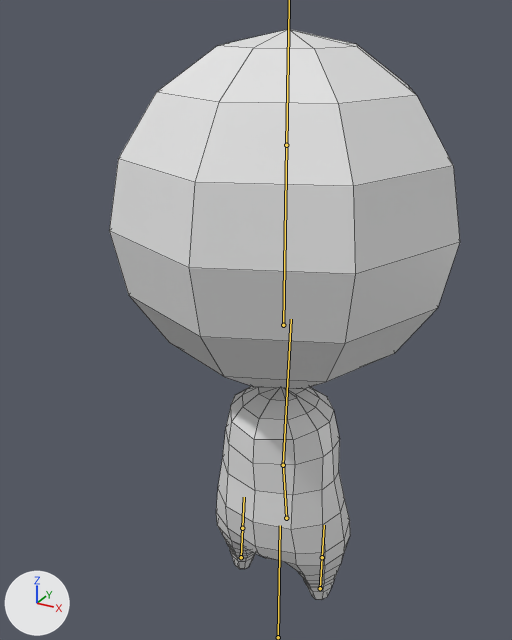
An edit to the FBX model Assets/Calangames/CG_Art/Modelos/SSJ_Gary.fbx, drawn before and after from the same camera.
Before and after are seen from a 50 mm camera at (2.49, -5.02, 5.39) aimed at (-0.1, -0.31, 3.04). Every picture has the same lights, and +X, +Y and +Z are marked at lower left. The bones that bend it are drawn over the model as lines. Mesh edges are drawn as thin lines.

Objects in the first picture: 'Gary'.
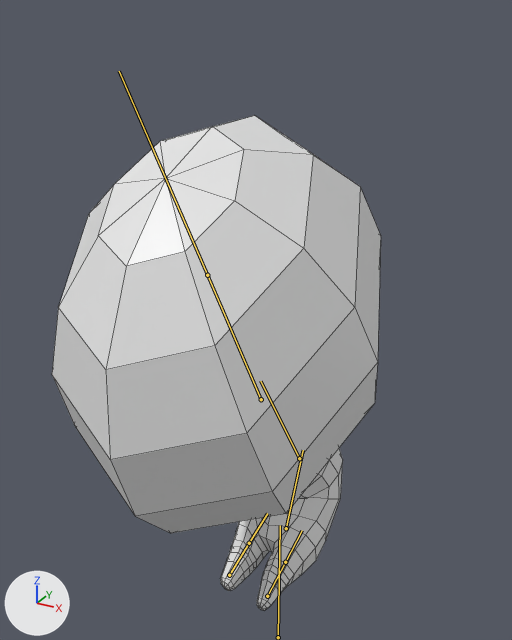
The newer file adds an action. The first version stands in its rest pose; the second is drawn at frame 1 of the action 'Arm-Gary|landingAnim'.

The change, as a diff of the scene's bpy script:
```diff
--- a/Assets/Calangames/CG_Art/Modelos/SSJ_Gary.fbx.py
+++ b/Assets/Calangames/CG_Art/Modelos/SSJ_Gary.fbx.py
@@ bone_spine1 @@
 bone_spine1 = bpy.data.objects['Arm-Gary'].pose.bones['Spine1']  # child of 'Floor'
-bone_spine1.location = (0.0, 0.0, 0.0)
-bone_spine1.rotation_quaternion = (1.0, 0.0, 0.0, 0.0)  # degrees (0, 0, 0)
-bone_spine1.scale = (1.0, 1.0, 1.0)
+bone_spine1.location = (0.0, -0.13, 0.02)
+bone_spine1.rotation_quaternion = (0.957, -0.29, 0.0, 0.0)  # degrees (-34, 0, 0)
+bone_spine1.scale = (0.82, 1.1, 1.0)
@@ bone_l_leg @@
 bone_l_leg = bpy.data.objects['Arm-Gary'].pose.bones['L-Leg']  # child of 'Spine1'
-bone_l_leg.location = (0.0, 0.0, 0.0)
-bone_l_leg.rotation_quaternion = (1.0, 0.0, 0.0, 0.0)  # degrees (0, 0, 0)
+bone_l_leg.location = (0.15, 0.1, 0.39)
+bone_l_leg.rotation_quaternion = (0.94, -0.341, -0.004, 0.002)  # degrees (-40, 0, 0)
@@ bone_spine2 @@
 bone_spine2 = bpy.data.objects['Arm-Gary'].pose.bones['Spine2']  # child of 'Spine1'
-bone_spine2.location = (0.0, 0.0, 0.0)
-bone_spine2.rotation_quaternion = (1.0, 0.0, 0.0, 0.0)  # degrees (0, 0, 0)
+bone_spine2.location = (0.0, -0.05, 0.04)
+bone_spine2.rotation_quaternion = (0.804, 0.594, 0.0, 0.0)  # degrees (73, 0, 0)
@@ bone_head @@
 bone_head = bpy.data.objects['Arm-Gary'].pose.bones['Head']  # child of 'Spine2'
-bone_head.location = (0.0, 0.0, 0.0)
-bone_head.rotation_quaternion = (1.0, 0.0, 0.0, 0.0)  # degrees (0, 0, 0)
+bone_head.location = (0.0, -0.14, -0.05)
+bone_head.rotation_quaternion = (0.998, -0.062, 0.0, 0.0)  # degrees (-7, 0, 0)
@@ bone_r_leg @@
 bone_r_leg = bpy.data.objects['Arm-Gary'].pose.bones['R-Leg']  # child of 'Spine1'
-bone_r_leg.location = (0.0, 0.0, 0.0)
-bone_r_leg.rotation_quaternion = (1.0, 0.0, 0.0, 0.0)  # degrees (0, 0, 0)
+bone_r_leg.location = (-0.23, 0.06, 0.39)
+bone_r_leg.rotation_quaternion = (0.94, -0.341, 0.004, 0.002)  # degrees (-40, 1, 0)
```

Boxes [x1, y1, x2, y2] around the edits, measured in the pictures (512 x 640 px):
'Gary', posed (6% narrower, 13% shorter): before [109, 29, 460, 600]; after [52, 116, 381, 611]
bone 'Spine1', root to tip: before (286, 518) to (283, 462); after (286, 528) to (303, 450)
bone 'L-Leg', root to tip: before (241, 557) to (242, 528); after (229, 575) to (249, 543)
bone 'Spine2', root to tip: before (283, 465) to (291, 319); after (299, 458) to (260, 381)
bone 'Head', root to tip: before (283, 325) to (286, 145); after (261, 399) to (207, 275)
bone 'R-Leg', root to tip: before (320, 588) to (322, 557); after (267, 596) to (285, 562)
